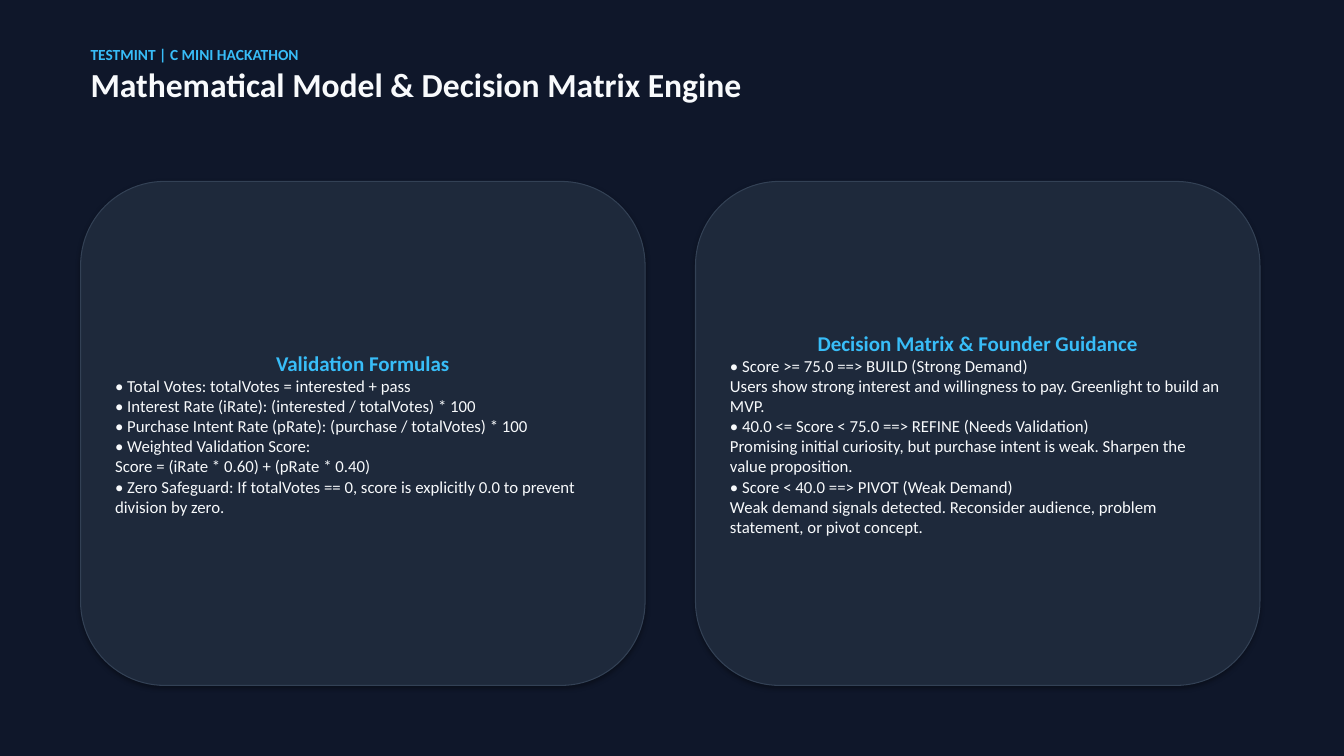
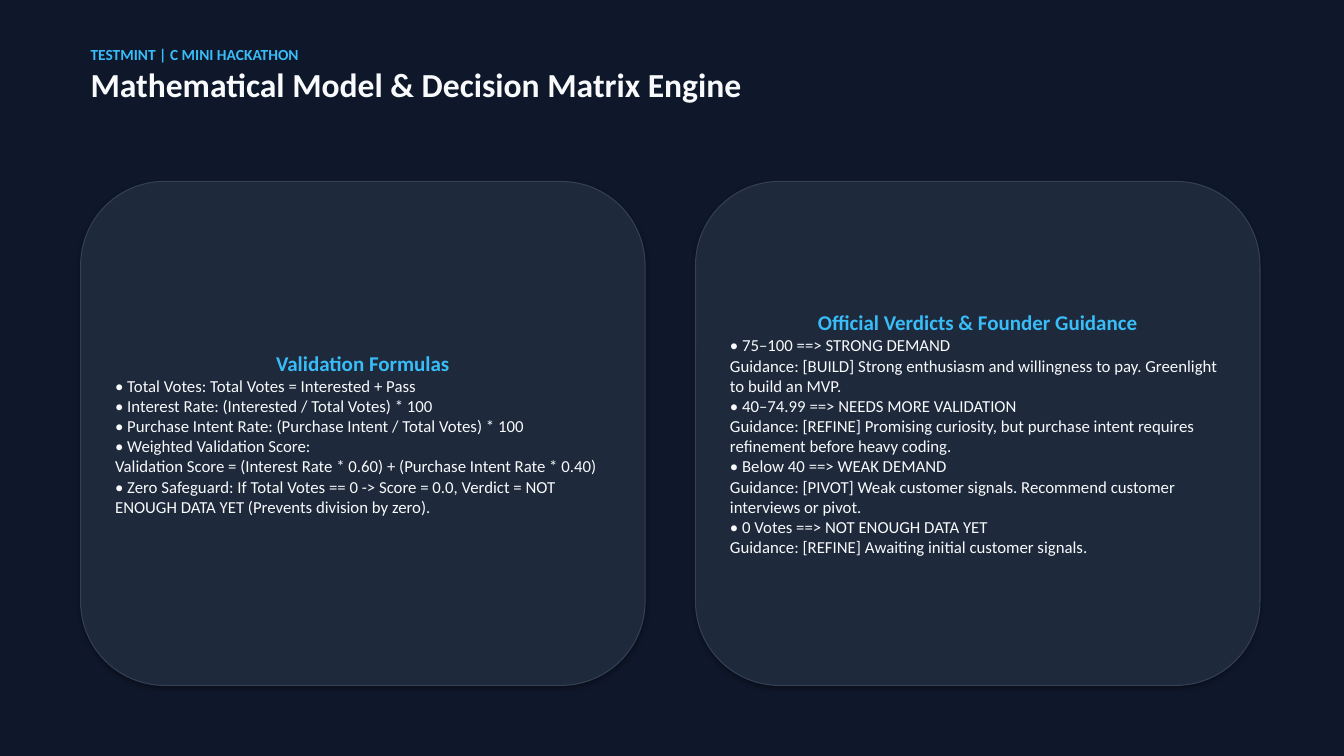
Before and after one commit to mananwalia987/Batch20_TeamPending_TestMint, a slide deck: slide 5 of presentation.pptx. Drawn at 1344x756 pixels with LibreOffice and Linux fonts; fonts in the diff are those of the drawing. Boxes give left, top, right and bottom in pixels: in the first picture for what was removed or moved away, otherwise in the second. Text is boxed around its words. In the diff, an @@ line names an element or a change of style, - is before the commit and + after.

```diff
--- a/presentation.pptx
+++ b/presentation.pptx
@@ text in rounded rectangle at [730, 315, 1217, 556]: text changed @@
-Decision Matrix & Founder Guidance
-• Score >= 75.0 ==> BUILD (Strong Demand)
-Users show strong interest and willingness to pay. Greenlight to build an MVP.
-• 40.0 <= Score < 75.0 ==> REFINE (Needs Validation)
-Promising initial curiosity, but purchase intent is weak. Sharpen the value proposition.
-• Score < 40.0 ==> PIVOT (Weak Demand)
-Weak demand signals detected. Reconsider audience, problem statement, or pivot concept.
+Official Verdicts & Founder Guidance
+• 75–100 ==> STRONG DEMAND
+Guidance: [BUILD] Strong enthusiasm and willingness to pay. Greenlight to build an MVP.
+• 40–74.99 ==> NEEDS MORE VALIDATION
+Guidance: [REFINE] Promising curiosity, but purchase intent requires refinement before heavy coding.
+• Below 40 ==> WEAK DEMAND
+Guidance: [PIVOT] Weak customer signals. Recommend customer interviews or pivot.
+• 0 Votes ==> NOT ENOUGH DATA YET
+Guidance: [REFINE] Awaiting initial customer signals.
@@ text in rounded rectangle at [115, 380, 596, 516]: text changed @@
-• Total Votes: totalVotes = interested + pass
-• Interest Rate (iRate): (interested / totalVotes) * 100
-• Purchase Intent Rate (pRate): (purchase / totalVotes) * 100
-• Weighted Validation Score:
-Score = (iRate * 0.60) + (pRate * 0.40)
-• Zero Safeguard: If totalVotes == 0, score is explicitly 0.0 to prevent division by zero.
+• Total Votes: Total Votes = Interested + Pass
+• Interest Rate: (Interested / Total Votes) * 100
+• Purchase Intent Rate: (Purchase Intent / Total Votes) * 100
+• Weighted Validation Score:
+Validation Score = (Interest Rate * 0.60) + (Purchase Intent Rate * 0.40)
+• Zero Safeguard: If Total Votes == 0 -> Score = 0.0, Verdict = NOT ENOUGH DATA YET (Prevents division by zero).
```
Also in this commit, not shown: 4 other slides changed, 1 slide added, 1 slide removed, 8 other files.
